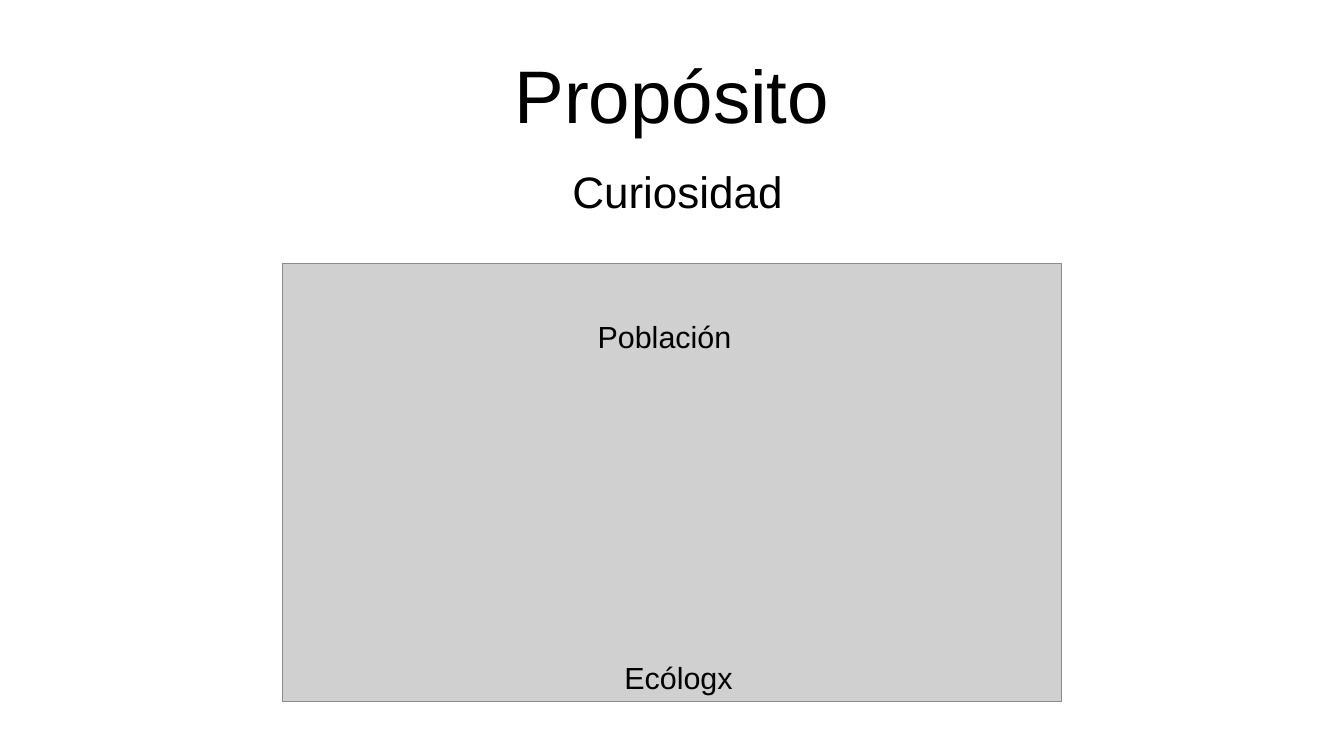
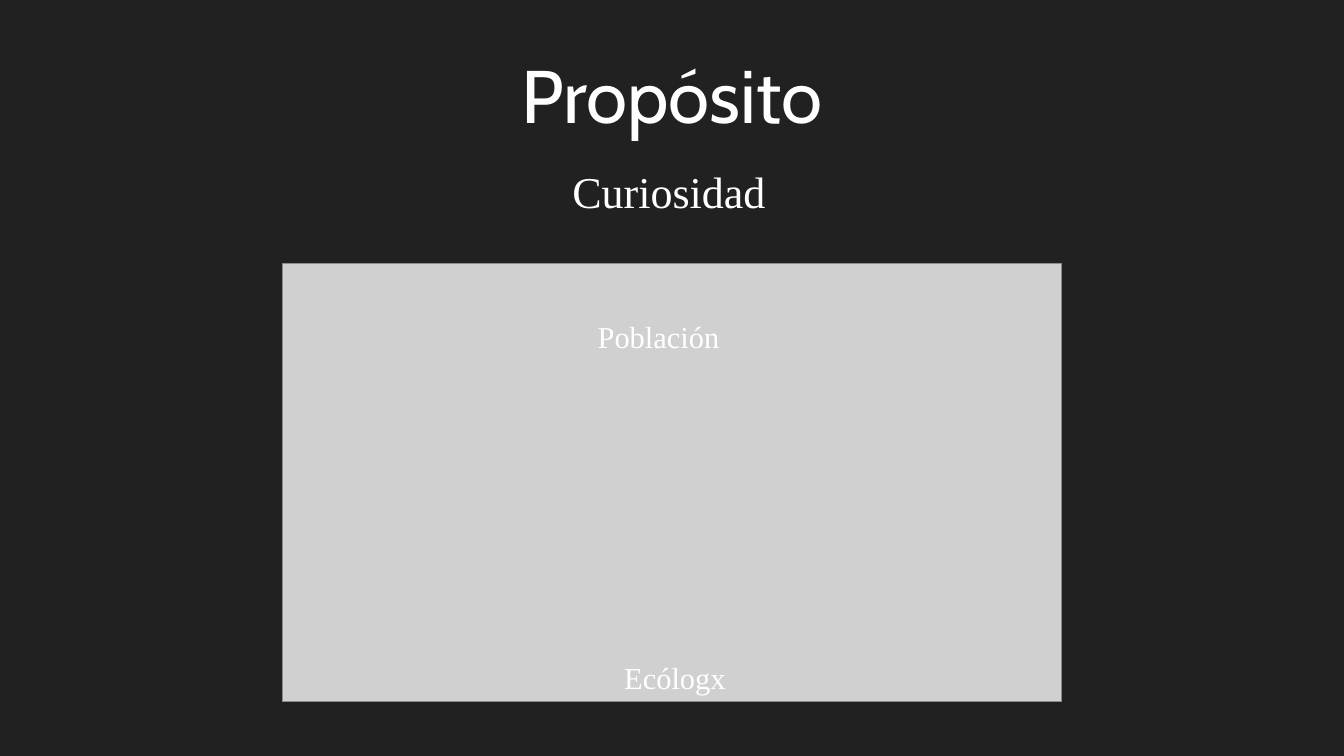
Before and after one commit to gerardommc/Ecologia-poblaciones, a slide deck: slide 3 of Unidad-1/Poblacion.odp. Drawn at 1344x756 pixels with LibreOffice and Linux fonts; fonts in the diff are those of the drawing; grey boxes stand for pictures. Boxes give left, top, right and bottom in pixels: in the first picture for what was removed or moved away, otherwise in the second. Text is boxed around its words. In the diff, an @@ line names an element or a change of style, - is before the commit and + after.

```diff
--- a/Unidad-1/Poblacion.odp
+++ b/Unidad-1/Poblacion.odp
@@ background #FFFFFF to #212121 @@
@@ title "Propósito" at (521,69,822,139): font Arial to Cabin, text colour #000000 to #FFFFFF @@
@@ font Arial to Times New Roman, text colour #000000 to #FFFFFF in 3 elements at (572,177,765,209), (598,327,720,348), (624,668,725,695) @@
```
Also in this commit, not shown: 14 other slides changed, 4 slides added, 1 other file.
